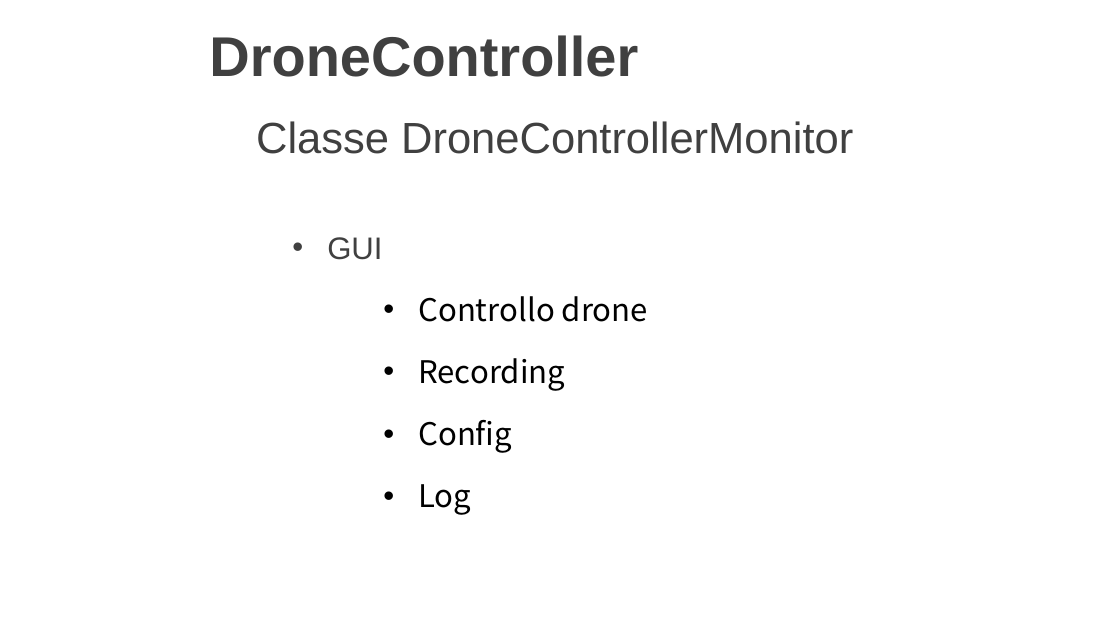
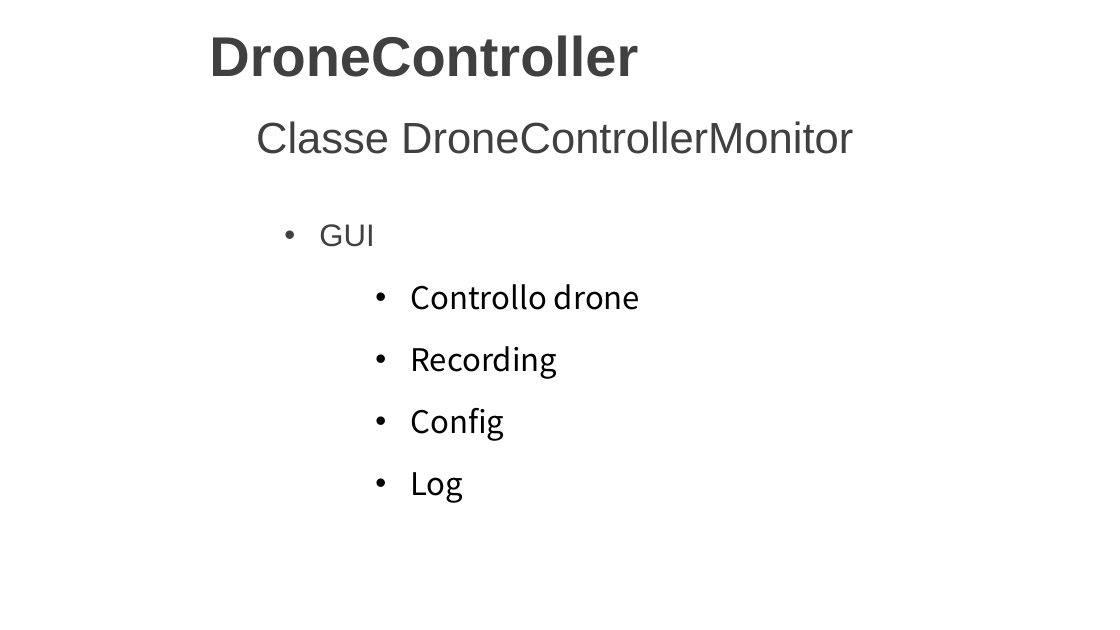
Before and after one commit to LuMug/DroneControlSystem, a slide deck: slide 21 of docs/Presentazione.pptx. Drawn at 1120x630 pixels with LibreOffice and Linux fonts; fonts in the diff are those of the drawing; background and template pictures are left out. Boxes give left, top, right and bottom in pixels: in the first picture for what was removed or moved away, otherwise in the second. Text is boxed around its words. In the diff, an @@ line names an element or a change of style, - is before the commit and + after.

```diff
--- a/docs/Presentazione.pptx
+++ b/docs/Presentazione.pptx
@@ text "GUI": place and size @@
-text "GUI" at bbox=[327, 237, 648, 515]
+text "GUI" at bbox=[319, 224, 640, 503]
```
Also in this commit, not shown: 4 other slides changed, 6 slides added.
